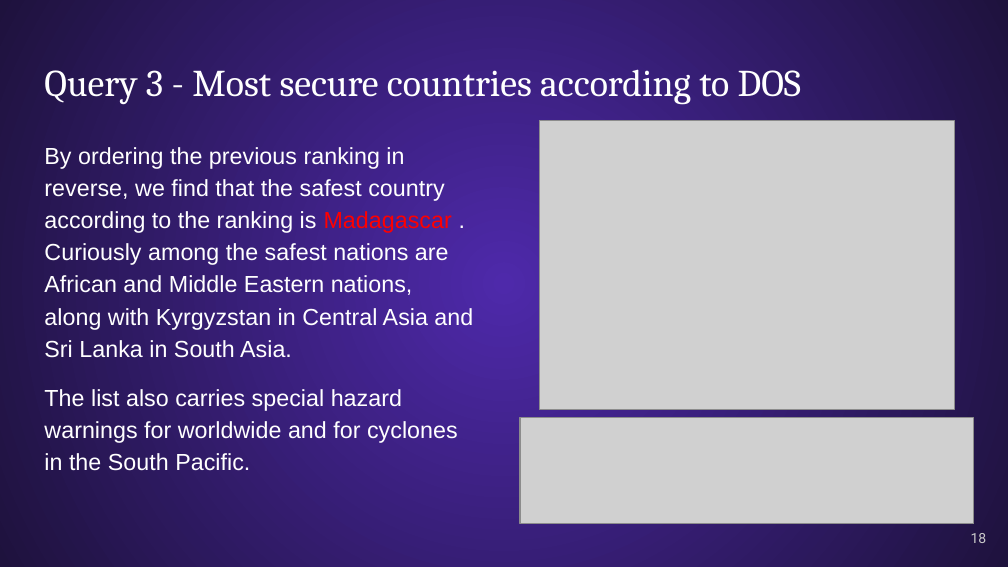
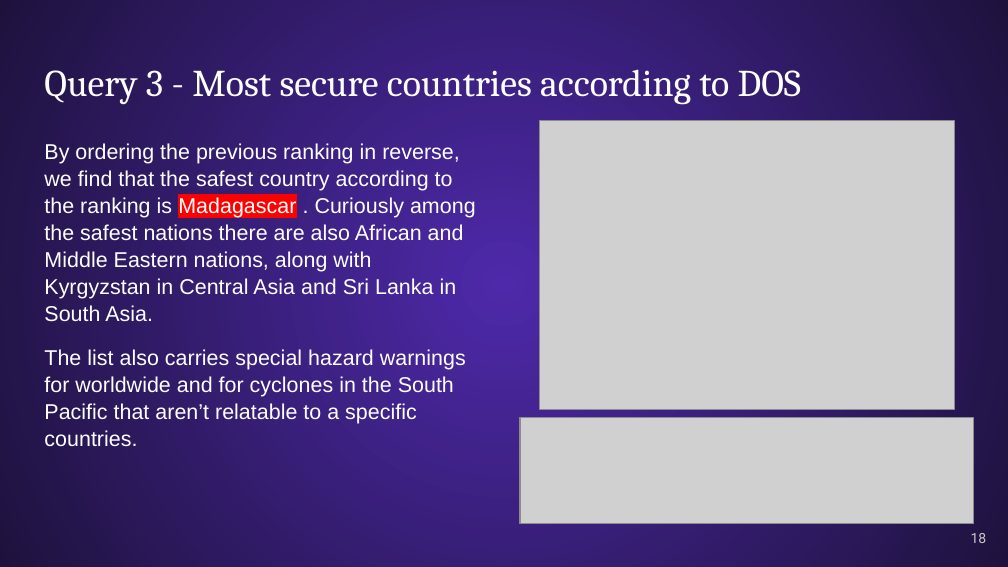
Before and after one commit to mrmirkorossi/SQL, a slide deck: slide 18 of Project SQL - Presentation v3 ENG.pptx. Drawn at 1008x567 pixels with LibreOffice and Linux fonts; fonts in the diff are those of the drawing; grey boxes stand for pictures. Boxes give left, top, right and bottom in pixels: in the first picture for what was removed or moved away, otherwise in the second. Text is boxed around its words. In the diff, an @@ line names an element or a change of style, - is before the commit and + after.

```diff
--- a/Project SQL - Presentation v3 ENG.pptx
+++ b/Project SQL - Presentation v3 ENG.pptx
@@ text at box(44, 143, 476, 446): text changed; size 16.6 to 15.3 pt @@
-By ordering the previous ranking in reverse, we find that the safest country according to the ranking is Madagascar . Curiously among the safest nations are African and Middle Eastern nations, along with Kyrgyzstan in Central Asia and Sri Lanka in South Asia.
-The list also carries special hazard warnings for worldwide and for cyclones in the South Pacific.
+By ordering the previous ranking in reverse, we find that the safest country according to the ranking is Madagascar . Curiously among the safest nations there are also African and Middle Eastern nations, along with Kyrgyzstan in Central Asia and Sri Lanka in South Asia.
+The list also carries special hazard warnings for worldwide and for cyclones in the South Pacific that aren’t relatable to a specific countries.
```
Also in this commit, not shown: 19 other slides changed.
